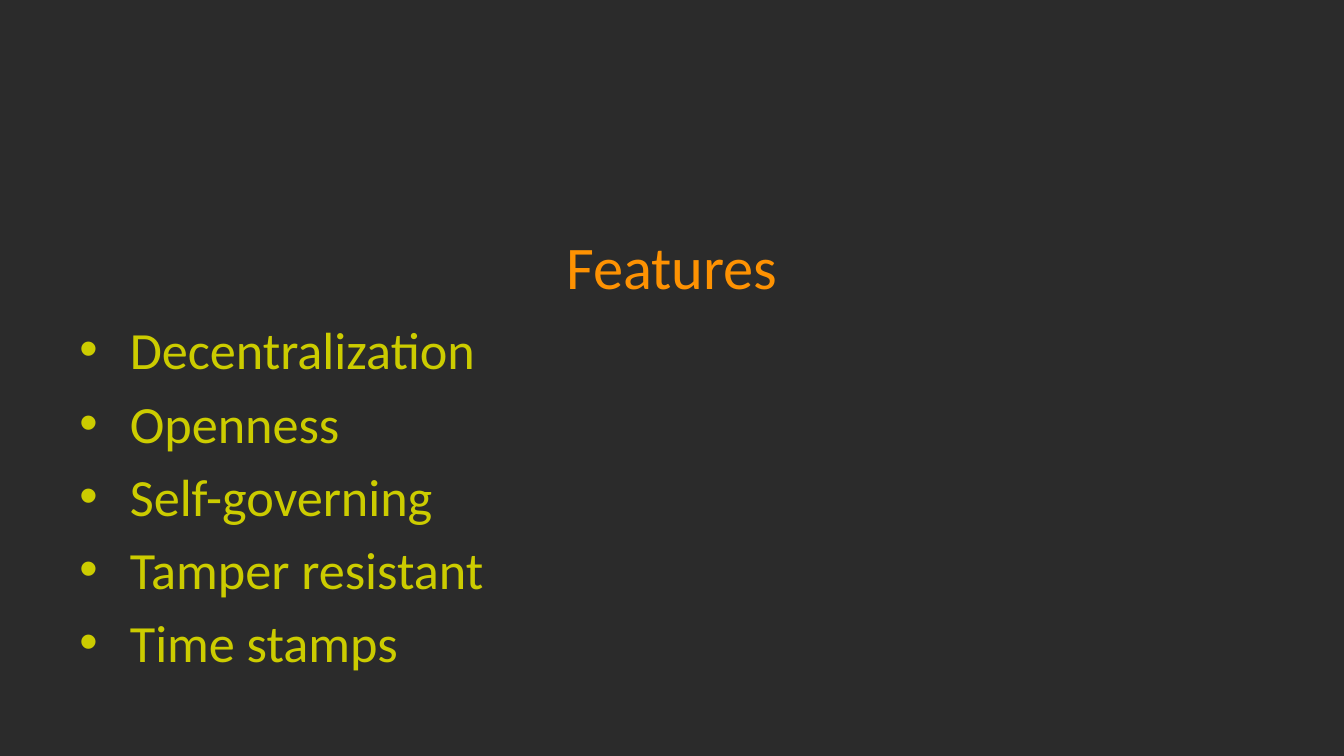
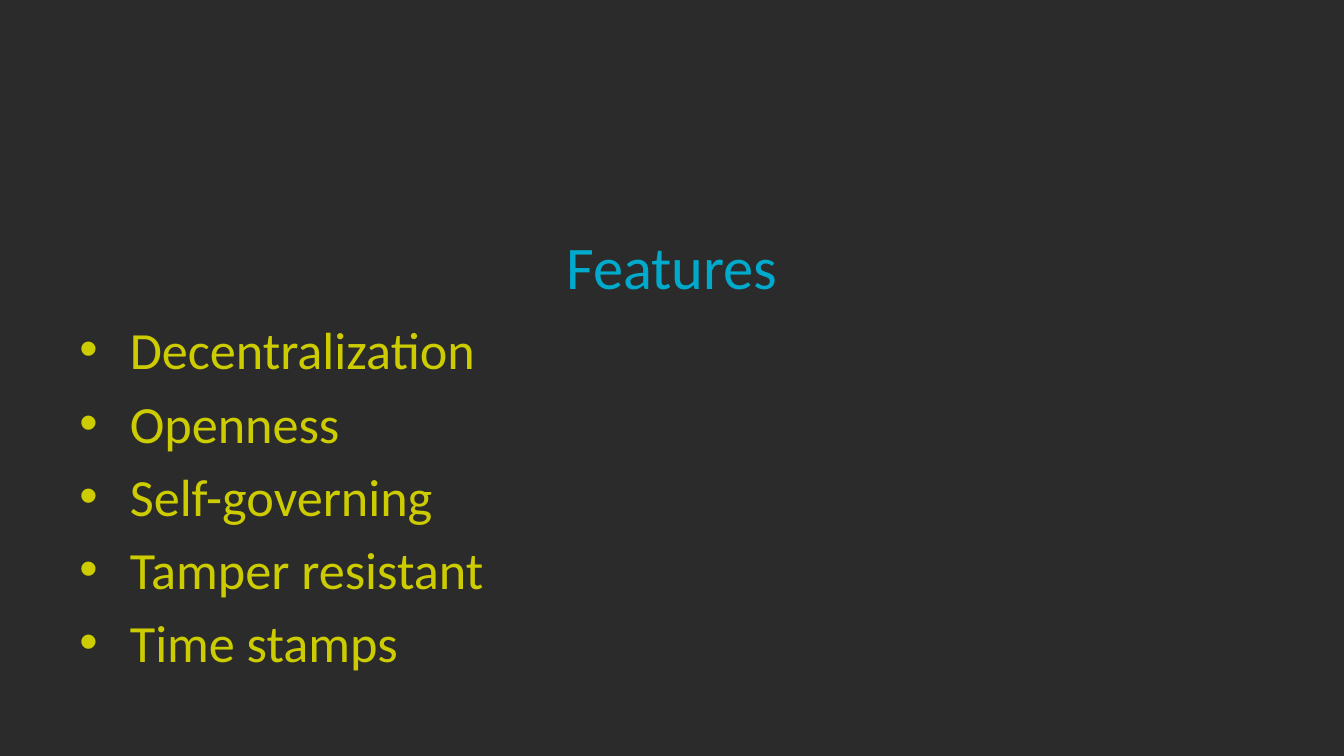
Before and after one commit to LeafLu0315/Presentation, a slide deck: slide 4 of blockchain.pptx. Drawn at 1344x756 pixels with LibreOffice and Linux fonts; fonts in the diff are those of the drawing; background and template pictures are left out; a plain dark background stands for a picture behind light text. Boxes give left, top, right and bottom in pixels: in the first picture for what was removed or moved away, otherwise in the second. Text is boxed around its words. In the diff, an @@ line names an element or a change of style, - is before the commit and + after.

```diff
--- a/blockchain.pptx
+++ b/blockchain.pptx
@@ title "Features" at bbox=[566, 250, 777, 290]: text colour #FE9202 to #00AACC @@
```
Also in this commit, not shown: 5 other slides changed, 6 slides added.
